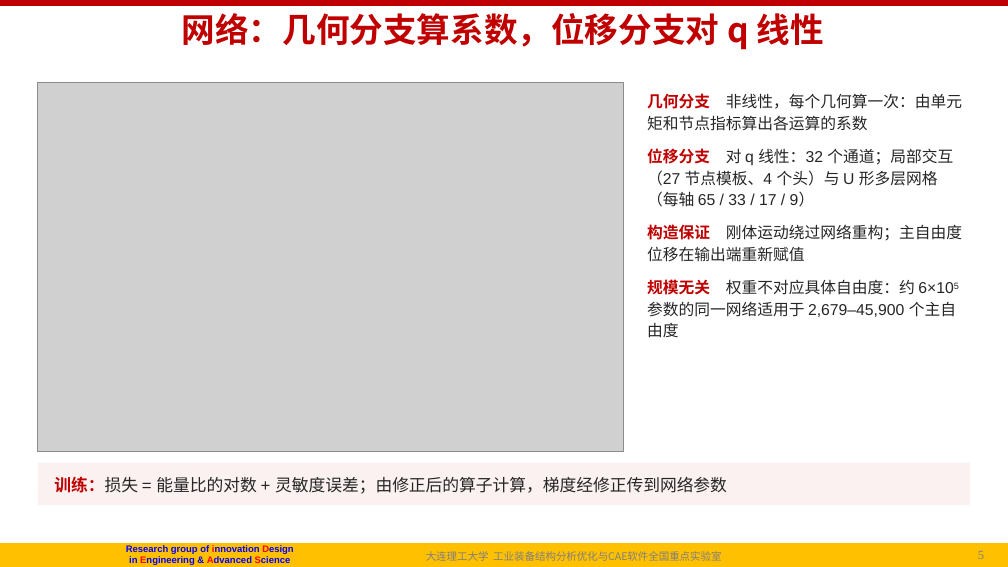
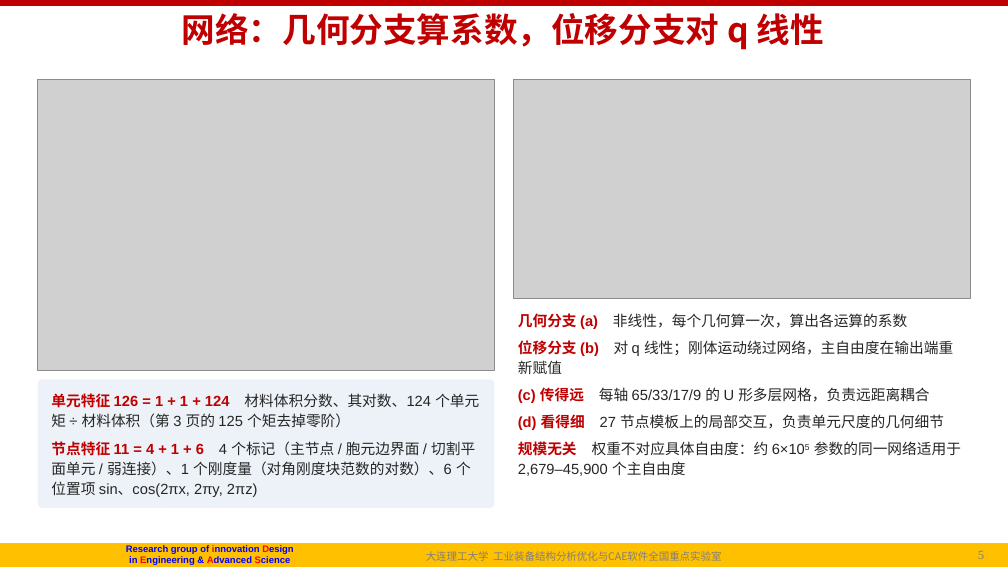
Before and after one commit to fanzhirui1004-source/curly-octo-goggles, a slide deck: slide 5 of docs/followup/talk/P1_NICE_组会汇报_20261014.pptx. Drawn at 1008x567 pixels with LibreOffice and Linux fonts; fonts in the diff are those of the drawing; grey boxes stand for pictures; background and template pictures are left out. Boxes give left, top, right and bottom in pixels: in the first picture for what was removed or moved away, otherwise in the second. Text is boxed around its words. In the diff, an @@ line names an element or a change of style, - is before the commit and + after.

```diff
--- a/docs/followup/talk/P1_NICE_组会汇报_20261014.pptx
+++ b/docs/followup/talk/P1_NICE_组会汇报_20261014.pptx
@@ picture: place and size @@
-picture at bbox=[38, 82, 624, 451]
+picture at bbox=[38, 79, 495, 371]
@@ picture added at bbox=[513, 79, 970, 299] @@
@@ text "几何分支 (a) 非线性，每个几何算一次，算出各运算的系数": place and size @@
-text "几何分支 (a) 非线性，每个几何算一次，算出各运算的系数" at bbox=[647, 93, 962, 338]
+text "几何分支 (a) 非线性，每个几何算一次，算出各运算的系数" at bbox=[518, 313, 961, 476]
@@ text at bbox=[518, 313, 953, 431]: text changed; size 15 to 14 pt @@
-几何分支 非线性，每个几何算一次：由单元矩和节点指标算出各运算的系数
-位移分支 对 q 线性：32 个通道；局部交互（27 节点模板、4 个头）与 U 形多层网格（每轴 65 / 33 / 17 / 9）
-构造保证 刚体运动绕过网络重构；主自由度位移在输出端重新赋值
+几何分支 (a) 非线性，每个几何算一次，算出各运算的系数
+位移分支 (b) 对 q 线性；刚体运动绕过网络，主自由度在输出端重新赋值
+(c) 传得远 每轴 65/33/17/9 的 U 形多层网格，负责远距离耦合
+(d) 看得细 27 节点模板上的局部交互，负责单元尺度的几何细节
@@ rounded rectangle: place and size @@
-rounded rectangle at bbox=[38, 463, 970, 505]
+rounded rectangle at bbox=[38, 380, 495, 508]
@@ rounded rectangle at bbox=[38, 380, 495, 508]: fill #FBF1F1 to #EDF2F8 @@
@@ text at bbox=[51, 393, 479, 497]: text changed; size 16 to 14 pt @@
-训练：损失 = 能量比的对数 + 灵敏度误差；由修正后的算子计算，梯度经修正传到网络参数
+单元特征 126 = 1 + 1 + 124 材料体积分数、其对数、124 个单元矩 ÷ 材料体积（第 3 页的 125 个矩去掉零阶）
+节点特征 11 = 4 + 1 + 6 4 个标记（主节点 / 胞元边界面 / 切割平面单元 / 弱连接）、1 个刚度量（对角刚度块范数的对数）、6 个位置项 sin、cos(2πx, 2πy, 2πz)
@@ text at bbox=[518, 441, 961, 476]: size 15 to 14 pt in "规模无关 权重不对应具体自由度：约 6×105 参数的同一网络适用于 2,679–45,900 个主自由度"; less space between paragraphs @@
```
Also in this commit, not shown: 1 other slide changed, 3 other files.
